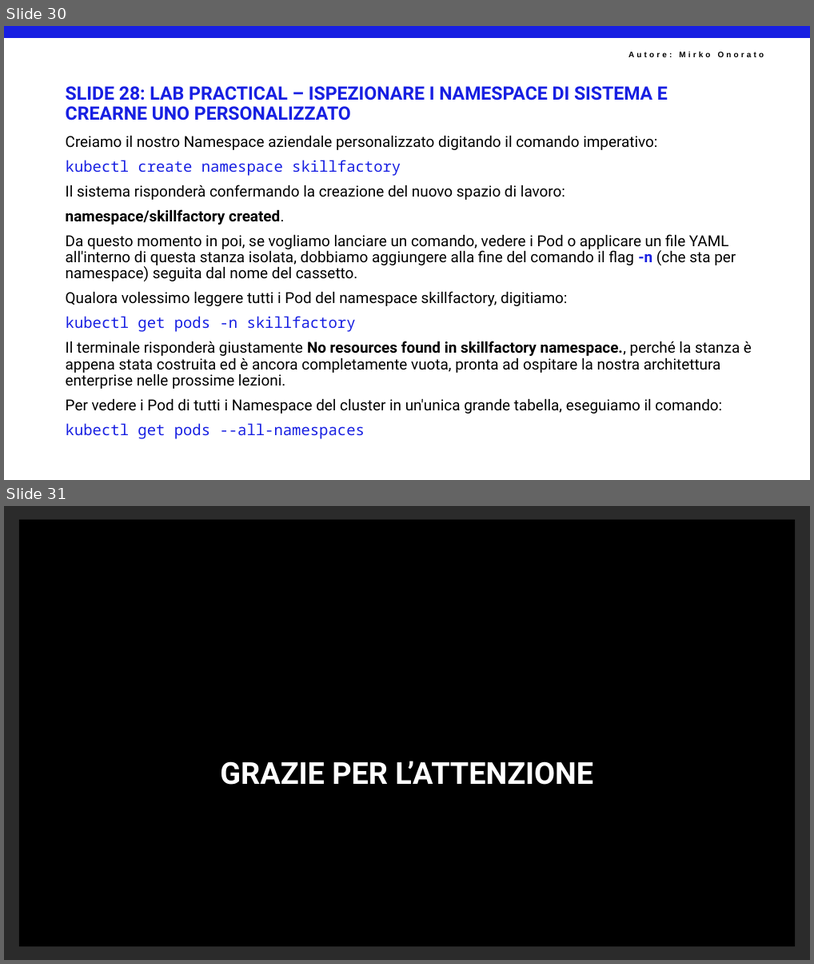
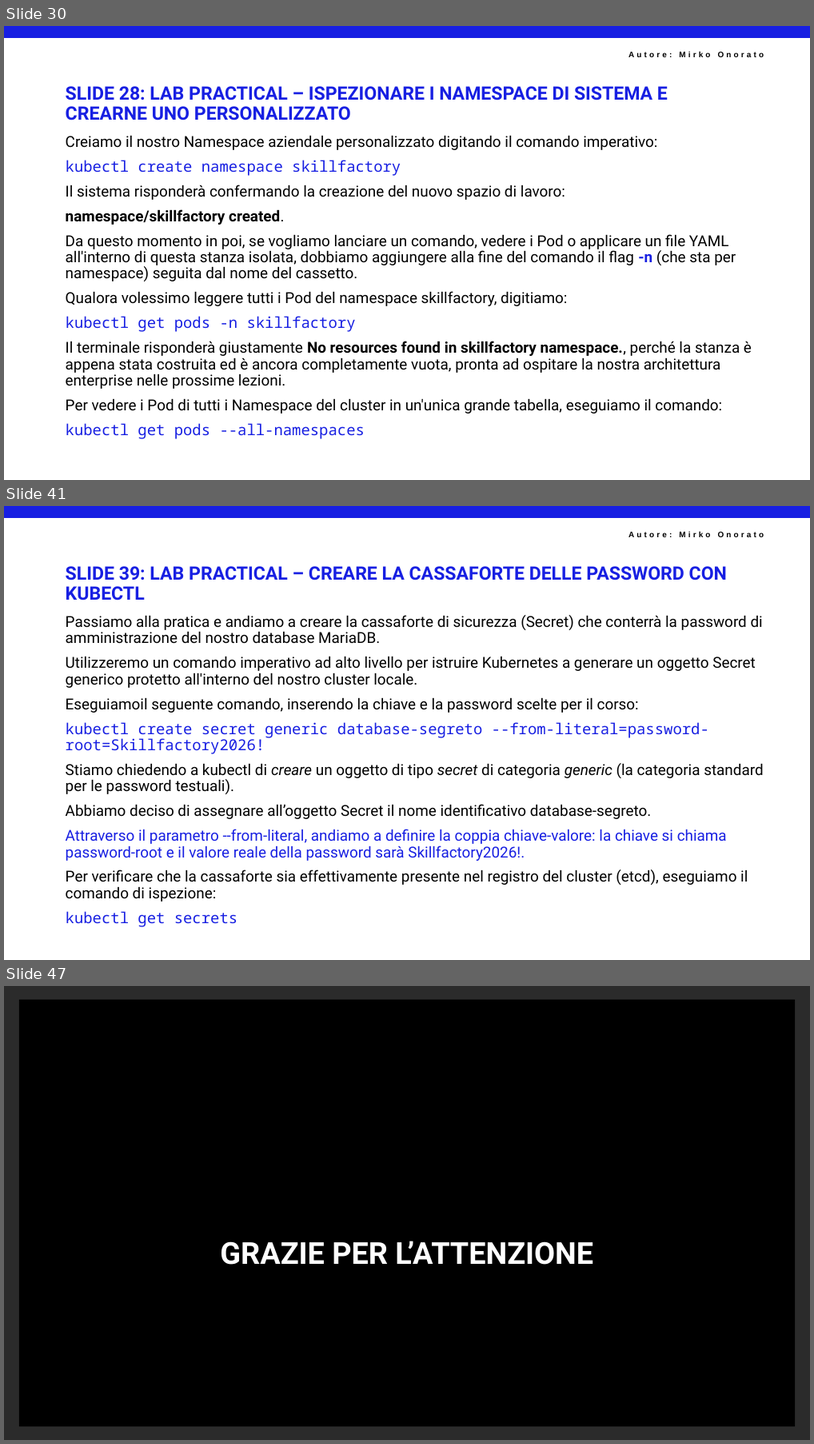
Before and after one commit to mirkoSkF/Docker-Slides, a slide deck: 5 - IL NETWORKING DI KUBERNETES E I SERVICE (L'ANIMA DELLA RETE).pptx. Shown one above the other, each under a label of ours: slides 30 and 31 before the commit, slides 30, 41 and 47 after it; the slides between them are not shown. The pictures are 814x964 and 814x1444 pixels, drawn with LibreOffice and Linux fonts; fonts in the diff are those of the drawing; background and template pictures are left out; a plain dark background stands for a picture behind light text. Boxes give left, top, right and bottom in pixels: in the first picture for what was removed or moved away, otherwise in the second. Text is boxed around its words. In the diff, an @@ line names an element or a change of style, - is before the commit and + after.

```diff
--- a/5 - IL NETWORKING DI KUBERNETES E I SERVICE (L'ANIMA DELLA RETE).pptx
+++ b/5 - IL NETWORKING DI KUBERNETES E I SERVICE (L'ANIMA DELLA RETE).pptx
@@ slide 41 added at [4,506,810,960], background #FFFFFF; not listed: 2 template elements that a slide beside it also shows @@
@@ title added at [66,566,727,580], 22 pt, text #171FE2, bold @@
+SLIDE 39: LAB PRACTICAL – CREARE LA CASSAFORTE DELLE PASSWORD CON KUBECTL
@@ text added at [66,615,763,927], 18 pt, text #000000 @@
+Passiamo alla pratica e andiamo a creare la cassaforte di sicurezza (Secret) che conterrà la password di amministrazione del nostro database MariaDB.
+Utilizzeremo un comando imperativo ad alto livello per istruire Kubernetes a generare un oggetto Secret generico protetto all'interno del nostro cluster locale.
+Eseguiamoil seguente comando, inserendo la chiave e la password scelte per il corso:
+kubectl create secret generic database-segreto --from-literal=password-root=Skillfactory2026!
+Stiamo chiedendo a kubectl di creare un oggetto di tipo secret di categoria generic (la categoria standard per le password testuali).
+Abbiamo deciso di assegnare all’oggetto Secret il nome identificativo database-segreto.
+Attraverso il parametro --from-literal, andiamo a definire la coppia chiave-valore: la chiave si chiama password-root e il valore reale della password sarà Skillfactory2026!.
+Per verificare che la cassaforte sia effettivamente presente nel registro del cluster (etcd), eseguiamo il comando di ispezione:
+kubectl get secrets
@@ what was slide 31 is now slide 47 @@
```
Also in this commit, not shown: 3 slides changed, 15 other slides added.
